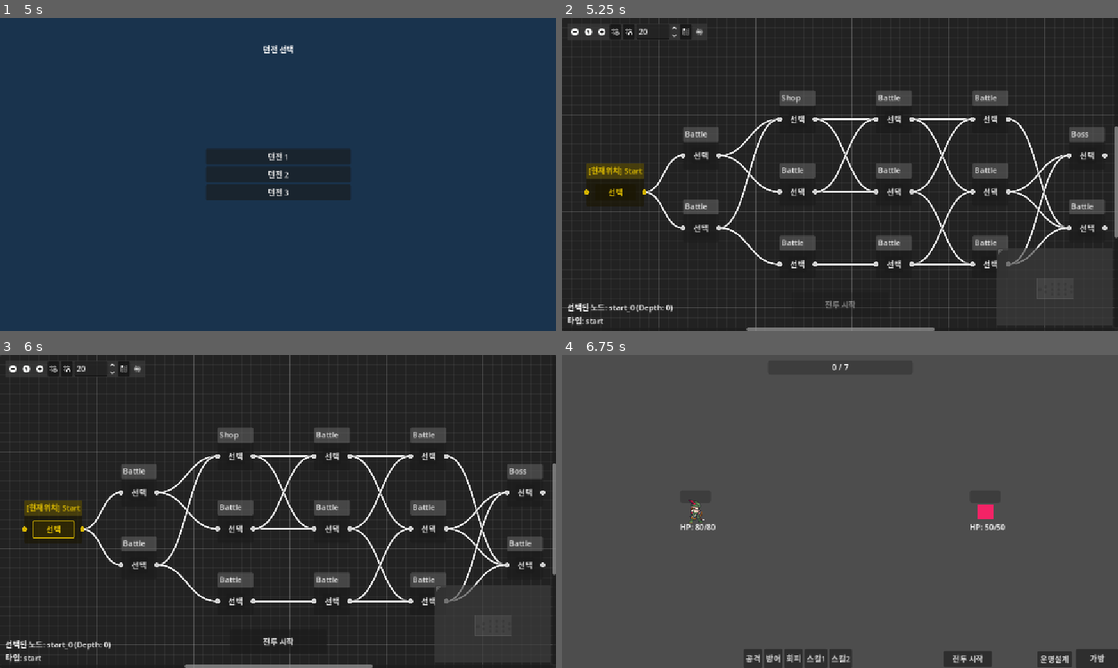
Above: before the commit, frames 1-4 (two rows, left to right).
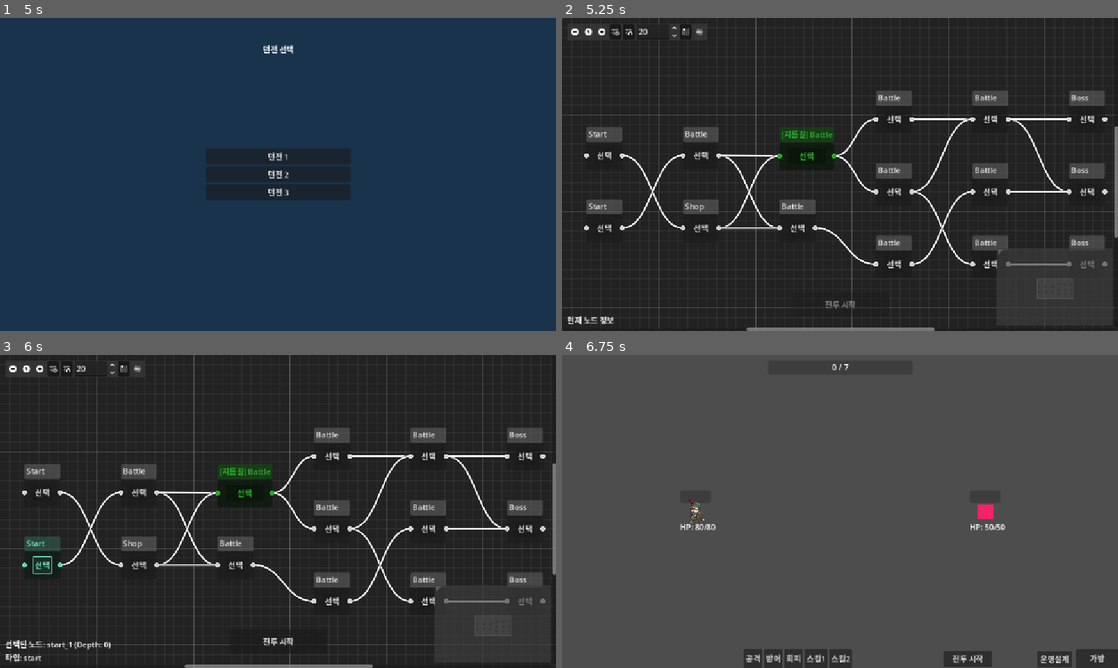
Above: after the commit, the same moments.

Repository: Yunho-Ji/Dice-Dungeon-Crawling
Game: Godot game, scene res://ui/MainMenu.tscn
Same seed, same stepped clock (60 frames per second), same inputs: the game is played once before the commit and once after it.
Inputs:
- Up to frame 1 (5 s): click "게임 시작" at 0.5 s; click "노비스" at 1.25 s; click "아처" at 2 s; click "개발자 모드" at 2.75 s; click "선택 완료 (개발자 모드)" at 3.5 s; click "원정 시작" at 4.25 s
- Up to frame 2 (5.25 s): click "던전 1" at 5 s
- Up to frame 3 (6 s): click "선택" at 5.75 s
- Up to frame 4 (6.75 s): click "전투 시작" at 6.5 s

Frame 1 is identical in both runs. In frame 2, 8.5% of the frame differs, in the area x 1-99%, y 23-99%; in frame 3, 8.3%; in frame 4, nothing differs.

Commit message:
feat: 던전 맵 시스템 구현

Diff:
--- a/characters/player/Player.gd
+++ b/characters/player/Player.gd
@@ -26,7 +26,7 @@
 	_attack_committed = false
 	pass
 
-func apply_dice_rolls(dice_rolls: Array):
+func apply_dice_rolls(_dice_rolls: Array):
 	# This function is now deprecated. Stat application is handled by the
 	# drag-and-drop UI (StatSlot.gd) which calls apply_dice_to_stat directly.
 	pass
--- a/core/GameManager.gd
+++ b/core/GameManager.gd
@@ -29,6 +29,10 @@
 var stage_info_hud: Control
 var scene_manager: SceneManager
 var player_manager: PlayerManager
+var dice_manager: DiceManager # Reference to DiceManager
+
+func _ready():
+	dice_manager = get_node("/root/DiceManager") # Initialize DiceManager reference
 
 # --- 게임 상태 변수 ---
 var is_developer_mode: bool = false
@@ -36,6 +40,7 @@
 var current_battle_count: int = 0
 var current_stage: int = 1
 var current_battle_node_type: String = ""
+var current_dungeon_node: DungeonNode # Store the current dungeon node for battle context
 const BOSS_BATTLE_COUNT = 8
 
 const DUNGEON_CONFIGS = {
@@ -93,9 +98,9 @@
 	else:
 		printerr("GameManager: UIManager or BattleHUD is not valid for connecting damage signals!")
 
-	if get_node("/root/DiceManager").get_player_dice_pool().is_empty():
+	if dice_manager.get_player_dice_pool().is_empty():
 		for i in range(4):
-			get_node("/root/DiceManager").add_dice_to_pool(6)
+			dice_manager.add_dice_to_pool(6)
 
 	# Initial battle setup delegated to BattleManager
 	battle_manager.prepare_battle(null, player_node, enemy_node, current_stage, current_battle_count, ui_manager, stage_info_hud)
@@ -133,10 +138,6 @@
 	current_game_phase = GamePhase.COMBAT
 	emit_signal("battle_started")
 
-	# '다음 전투' 버튼 숨기기
-	if ui_manager and ui_manager.has_method("set_next_battle_button_visible"):
-		ui_manager.set_next_battle_button_visible(false)
-
 	player_node.target = enemy_node
 	enemy_node.target = player_node
 
@@ -151,10 +152,24 @@
 	if win:
 		current_battle_count += 1
 
-		# Grant dice roll only on elite or boss wins
+
+
+		# Grant dice roll only on elite or boss wins (moved before shortcut check)
 		if current_battle_node_type == "elite" or current_battle_node_type == "boss":
-			get_node("/root/DiceManager").enable_roll()
+			dice_manager.enable_roll()
 			print("강적 처치! 주사위 굴림 기회가 부여됩니다.")
+
+
+
+			# Apply shortcut skip if current node is a shortcut
+
+			if current_dungeon_node and current_dungeon_node.is_shortcut:
+
+				get_node("/root/MapManager").apply_shortcut_skip(current_dungeon_node.skip_layers)
+
+				get_node("/root/MapManager").show_dungeon_map() # Show map again to reflect new depth
+
+				return # Stop further processing here, as map is shown for new selection
 
 		# Check if it's the final boss of the dungeon
 		if current_battle_node_type == "boss":
@@ -187,12 +202,13 @@
 
 	current_stage = 1
 	current_battle_count = 0
-	if get_node("/root/DiceManager").player_dice_pool: get_node("/root/DiceManager").player_dice_pool.clear()
+	if dice_manager.player_dice_pool: dice_manager.player_dice_pool.clear()
 	scene_manager.reload_current_scene() # Updated to use scene_manager
 
 func prepare_dungeon_battle(node: DungeonNode):
 	if node:
 		current_battle_node_type = node.node_type
+		current_dungeon_node = node # Store the current dungeon node
 	else:
 		current_battle_node_type = "normal" # Default for non-map battles
 
@@ -209,5 +225,5 @@
 	scene_manager.go_to_town(true)
 
 func handle_additional_exploration():
-	print("GameManager: Continuing additional exploration.")
-	get_node("/root/MapManager").show_dungeon_map()
+	print("GameManager: Returning to dungeon selection map.")
+	scene_manager.go_to_map()
--- a/core/MapManager.gd
+++ b/core/MapManager.gd
@@ -12,6 +12,7 @@
 	"VisitedNodeIDs": [],
 	"KnownNodeData": {},
 	"SelectedBossRoute": "",
+	"CurrentDepth": 0,
 	# Add other run-specific resources here later
 }
 
@@ -41,8 +42,12 @@
 		var dungeon_generator = DungeonGenerator.new()
 		dungeon_data = dungeon_generator.generate_dungeon(dungeon_config)
 		dungeon_max_depth = dungeon_generator.num_layers # This will be set by generator based on config
-		player_run_state.CurrentNodeID = "start_0"
+
+		# --- Player now chooses a start node from the map ---
+		player_run_state.CurrentNodeID = "" # No start node chosen yet
+
 		player_run_state.VisitedNodeIDs.clear()
+		player_run_state.CurrentDepth = 0 # Initialize current depth for new dungeon
 		should_generate_new_dungeon = false
 		# Grant a dice roll for starting a new dungeon (Rule #1)
 		get_node("/root/DiceManager").enable_roll()
@@ -66,6 +71,7 @@
 	dungeon_map_instance.dungeon_map_data = dungeon_data
 	dungeon_map_instance.current_node_id = player_run_state.CurrentNodeID
 	dungeon_map_instance.player_run_state = player_run_state
+	dungeon_map_instance.player_current_depth = player_run_state.CurrentDepth # Pass current depth
 	dungeon_map_instance.node_activated.connect(_on_dungeon_node_activated)
 
 	ui_manager.show_screen(UIManager.Screen.DUNGEON_MAP, dungeon_map_instance)
@@ -77,27 +83,33 @@
 	print("DEBUG: MapManager: Node activated: ", node_id)
 
 	# Update game state
+	var selected_node: DungeonNode = dungeon_data[node_id] # Define selected_node here
+	print("DEBUG: MapManager: selected_node: ", selected_node.node_id, ", type: ", selected_node.node_type, ", depth: ", selected_node.depth)
 	player_run_state.CurrentNodeID = node_id
 	player_run_state.VisitedNodeIDs.append(node_id)
+	player_run_state.CurrentDepth = selected_node.depth # Update current depth to activated node's depth
+	print("DEBUG: MapManager: player_run_state updated. CurrentNodeID: ", player_run_state.CurrentNodeID, ", CurrentDepth: ", player_run_state.CurrentDepth)
 
 	update_dungeon_progress_hud()
+	print("DEBUG: MapManager: update_dungeon_progress_hud called.")
 
 	# Tell UIManager to switch back to the battle screen
 	ui_manager.show_screen(UIManager.Screen.BATTLE_HUD)
+	print("DEBUG: MapManager: UIManager requested to show BATTLE_HUD.")
 
 	# Tell GameManager to prepare the battle
 	if dungeon_data.has(node_id):
-		var selected_node: DungeonNode = dungeon_data[node_id]
-
 		# Grant dice roll if the node is a special type (Rule #2)
 		if selected_node.node_type == "rest" or selected_node.node_type == "shop":
 			get_node("/root/DiceManager").enable_roll()
-			print("특수 노드 도착! 주사위 굴림 기회가 부여됩니다.")
+			print("DEBUG: MapManager: 특수 노드 도착! 주사위 굴림 기회가 부여됩니다.")
 
 		game_manager.prepare_dungeon_battle(selected_node)
+		print("DEBUG: MapManager: game_manager.prepare_dungeon_battle called.")
 	else:
-		printerr("ERROR: Node ID '" + node_id + "' not found in dungeon data!")
+		printerr("ERROR: MapManager: Node ID '" + node_id + "' not found in dungeon data!")
 		game_manager.prepare_dungeon_battle(null) # Fallback
+		print("DEBUG: MapManager: game_manager.prepare_dungeon_battle called with null.")
 
 func update_dungeon_progress_hud():
 	if not is_instance_valid(stage_info_hud):
@@ -113,6 +125,10 @@
 func set_should_generate_new_dungeon(value: bool):
 	should_generate_new_dungeon = value
 
+func apply_shortcut_skip(layers_to_skip: int):
+	player_run_state.CurrentDepth = min(player_run_state.CurrentDepth + layers_to_skip, dungeon_max_depth)
+	print("MapManager: Player skipped ", layers_to_skip, " layers. New depth: ", player_run_state.CurrentDepth)
+
 func _get_main_scene_nodes():
 	# This is a helper to safely get nodes that only exist on the main game scene
 	if not is_instance_valid(ui_manager):
--- a/core/dungeon/DungeonGenerator.gd
+++ b/core/dungeon/DungeonGenerator.gd
@@ -14,11 +14,18 @@
 	var actual_special_node_count = config.special_node_count
 	var actual_has_elites = config.has_elites
 
-	var start_node = DungeonNode.new("start_0", "start", 0, Vector2(50, 300))
-	var all_nodes = { "start_0": start_node }
-	var final_boss_node = null
+	var all_nodes = {}
+	var current_layer_nodes: Array[DungeonNode] = []
+	var placed_shortcut_node: DungeonNode = null # Declare here
 
-	var current_layer_nodes: Array[DungeonNode] = [start_node]
+	# --- Create multiple start nodes (Depth 0) ---
+	var num_start_nodes = randi_range(1, 3) # 1 to 3 starting nodes
+	for j in range(num_start_nodes):
+		var node_id = "start_%d" % j
+		var node_pos = Vector2(50, 150 * (j - (num_start_nodes - 1) / 2.0) + 300)
+		var start_node = DungeonNode.new(node_id, "start", 0, node_pos)
+		all_nodes[node_id] = start_node
+		current_layer_nodes.append(start_node)
 
 	for i in range(1, actual_num_layers):
 		var next_layer_nodes_map = {}
@@ -82,19 +89,12 @@
 
 		current_layer_nodes = next_layer_nodes_array
 
-		if i == actual_num_layers - 1:
-			if len(current_layer_nodes) > 0:
-				final_boss_node = current_layer_nodes[randi() % len(current_layer_nodes)]
-				final_boss_node.node_type = "boss"
-
-	if not final_boss_node and len(all_nodes) > 1:
-		var leaf_nodes = []
-		for node in all_nodes.values():
-			if not node.next_node_ids:
-				leaf_nodes.append(node)
-		if leaf_nodes:
-			final_boss_node = leaf_nodes[randi() % len(leaf_nodes)]
-			final_boss_node.node_type = "boss"
+	# --- NEW: Make all nodes in the last layer boss nodes ---
+	for node_id in all_nodes:
+		var node = all_nodes[node_id]
+		if node.depth == actual_num_layers - 1:
+			node.node_type = "boss"
+	# --- END NEW ---
 
 	# --- Place Special Nodes and Elites ---
 	var non_start_boss_nodes = []
@@ -107,10 +107,22 @@
 
 	# Place Special Nodes first
 	var special_node_candidates = non_start_boss_nodes.duplicate()
-	for i in range(min(actual_special_node_count, special_node_candidates.size())):
+
+	# --- TEMPORARY: Ensure at least one special node for testing ---
+	var temp_actual_special_node_count = actual_special_node_count
+	if temp_actual_special_node_count == 0 and not special_node_candidates.is_empty():
+		temp_actual_special_node_count = 1
+	# --- END TEMPORARY ---
+
+	for i in range(min(temp_actual_special_node_count, special_node_candidates.size())):
 		var node = special_node_candidates[i]
-		# Randomly assign rest or shop
-		node.node_type = ["rest", "shop"][randi() % 2]
+		# --- TEMPORARY: Force first special node to be rest/shop for testing ---
+		if i == 0:
+			node.node_type = ["rest", "shop"][randi() % 2] # Force it to be one of these
+		else:
+			# Randomly assign rest or shop for subsequent special nodes
+			node.node_type = ["rest", "shop"][randi() % 2]
+		# --- END TEMPORARY ---
 
 	# Place Elite Nodes (only convert remaining 'battle' nodes)
 	if actual_has_elites:
@@ -125,4 +137,43 @@
 		for i in range(min(num_elites_to_place, elite_candidates.size())):
 			elite_candidates[i].node_type = "elite"
 
+	# --- Place Shortcut Node (0-1 per dungeon) ---
+	var shortcut_candidates = []
+	for node_id in all_nodes:
+		var node = all_nodes[node_id]
+		# Only consider battle nodes that are not start, boss, rest, shop, or elite
+		if node.node_type == "battle" and node.depth > 0 and node.depth < actual_num_layers - 1: # Not start/boss layer
+			shortcut_candidates.append(node)
+
+	shortcut_candidates.shuffle()
+
+	if not shortcut_candidates.is_empty() and randf() < 0.5: # 50% chance to place a shortcut node
+		var shortcut_node = shortcut_candidates[0]
+		shortcut_node.is_shortcut = true
+		shortcut_node.skip_layers = int(actual_num_layers * 0.25)
+		print("DungeonGenerator: Shortcut node placed at ", shortcut_node.node_id, " (skips ", shortcut_node.skip_layers, " layers)")
+
+	# --- Handle Shortcut Node Connections (Diagonal) ---
+	if placed_shortcut_node:
+		placed_shortcut_node.next_node_ids.clear() # Clear existing connections
+
+		var target_layer_depth = placed_shortcut_node.depth + placed_shortcut_node.skip_layers
+		target_layer_depth = min(target_layer_depth, actual_num_layers - 1) # Don't skip beyond last layer
+
+		var target_layer_nodes = []
+		for node_id in all_nodes:
+			var node = all_nodes[node_id]
+			if node.depth == target_layer_depth:
+				target_layer_nodes.append(node)
+
+		if not target_layer_nodes.is_empty():
+			target_layer_nodes.shuffle()
+			# Connect to 1-2 nodes in the target layer
+			var num_connections = randi_range(1, min(2, target_layer_nodes.size()))
+			for k in range(num_connections):
+				placed_shortcut_node.next_node_ids.append(target_layer_nodes[k].node_id)
+			print("DungeonGenerator: Shortcut node ", placed_shortcut_node.node_id, " connected to layer ", target_layer_depth, " nodes: ", placed_shortcut_node.next_node_ids)
+		else:
+			printerr("DungeonGenerator: No nodes found in target layer ", target_layer_depth, " for shortcut node ", placed_shortcut_node.node_id)
+
 	return all_nodes
--- a/core/dungeon/DungeonNode.gd
+++ b/core/dungeon/DungeonNode.gd
@@ -7,6 +7,8 @@
 @export var depth: int
 @export var next_node_ids: Array[String]
 @export var position: Vector2 # Keep position for layout calculation
+@export var is_shortcut: bool = false
+@export var skip_layers: int = 0
 
 func _init(p_id: String = "", p_type: String = "battle", p_depth: int = 0, p_position: Vector2 = Vector2.ZERO):
     node_id = p_id
--- a/ui/dungeon/DungeonMap.gd
+++ b/ui/dungeon/DungeonMap.gd
@@ -13,11 +13,12 @@
 var dungeon_map_data: Dictionary
 var current_node_id: String # Player's actual position
 var player_run_state: Dictionary
+var player_current_depth: int # Received from MapManager
 
 var selected_target_node_id: String # The node the player has clicked on
 
 func _ready():
-	selected_target_node_id = current_node_id
+	selected_target_node_id = "" # Initialize to empty string
 	enter_dungeon_button.disabled = true
 	enter_dungeon_button.pressed.connect(_on_enter_dungeon_button_pressed)
 
@@ -27,12 +28,14 @@
 	_update_info_label()
 
 func _draw_map():
+	print("DEBUG: _draw_map: dungeon_map_data type: ", typeof(dungeon_map_data))
 	graph_edit.clear_connections()
 	for child in graph_edit.get_children():
 		if child is GraphNode:
 			child.queue_free()
 
 	for node_id in dungeon_map_data:
+		print("DEBUG: _draw_map: node_id: ", node_id, ", type of dungeon_map_data[node_id]: ", typeof(dungeon_map_data[node_id]))
 		var dungeon_node: DungeonNode = dungeon_map_data[node_id]
 		var graph_node = GraphNode.new()
 		graph_node.title = dungeon_node.node_type.capitalize()
@@ -55,7 +58,6 @@
 
 func _update_node_visuals():
 	var visited_ids = player_run_state.VisitedNodeIDs
-	var player_node_data: DungeonNode = dungeon_map_data[current_node_id]
 
 	for child in graph_edit.get_children():
 		if child is GraphNode:
@@ -66,13 +68,17 @@
 			child.mouse_filter = Control.MOUSE_FILTER_STOP # Default to interactive
 
 			# Apply styles based on state
-			var is_in_previous_layer = node_data.depth < player_node_data.depth
+			var is_in_previous_layer = node_data.depth < player_current_depth
 
 			if is_in_previous_layer:
 				child.modulate = Color(0.2, 0.2, 0.2) # Very dark grey for previous layers
 				child.mouse_filter = Control.MOUSE_FILTER_IGNORE # Disable interaction
 			elif visited_ids.has(child.name):
 				child.modulate = Color(0.5, 0.5, 0.5) # Visited (lighter grey)
+
+			if node_data.is_shortcut:
+				child.title = "[지름길] " + child.title
+				child.modulate = Color.LIME_GREEN # Distinct color for shortcut nodes
 
 			if child.name == selected_target_node_id and child.name != current_node_id:
 				child.modulate = Color.AQUAMARINE # Newly Selected
@@ -82,20 +88,40 @@
 				child.title = "[현재위치] " + child.title
 
 func _update_button_states():
-	if not dungeon_map_data.has(current_node_id):
+	if not dungeon_map_data.has(current_node_id) and current_node_id != "": # Handle initial state where current_node_id is empty
+		print("DEBUG: _update_button_states: current_node_id (", current_node_id, ") not in dungeon_map_data.")
 		return
-	var player_node: DungeonNode = dungeon_map_data[current_node_id]
-	var reachable_ids = player_node.next_node_ids
+
+	var player_node: DungeonNode = null
+	var reachable_ids = []
+
+	if current_node_id != "": # If a start node has been chosen
+		player_node = dungeon_map_data[current_node_id]
+		reachable_ids = player_node.next_node_ids
+	else: # If no start node chosen yet, reachable_ids should be populated with start nodes
+		for node_id in dungeon_map_data:
+			var node_data: DungeonNode = dungeon_map_data[node_id]
+			if node_data.node_type == "start":
+				reachable_ids.append(node_id)
+
+	print("DEBUG: _update_button_states: current_node_id = ", current_node_id, ", player_current_depth = ", player_current_depth, ", reachable_ids = ", reachable_ids)
 
 	for child in graph_edit.get_children():
 		if child is GraphNode:
 			var button = child.find_child("SelectButton")
 			if button:
 				var node_data: DungeonNode = dungeon_map_data[child.name]
-				var is_in_previous_layer = node_data.depth < player_node.depth
+				var is_in_previous_layer = node_data.depth < player_current_depth
+				var is_start_node = (node_data.node_type == "start")
+				var is_node_reachable = false # Renamed to avoid conflict with outer reachable_ids
 
-				# A button is enabled ONLY if its node is in the reachable list AND not in a previous layer.
-				button.disabled = (not reachable_ids.has(child.name)) or is_in_previous_layer
+				if current_node_id == "": # If no start node chosen yet, only start nodes are selectable
+					is_node_reachable = is_start_node
+				else: # A start node has been chosen, apply normal reachability logic
+					is_node_reachable = reachable_ids.has(child.name)
+
+				button.disabled = (not is_node_reachable) or is_in_previous_layer
+				print("DEBUG: Node ", child.name, " (Depth: ", node_data.depth, ", Type: ", node_data.node_type, "): is_reachable = ", is_node_reachable, ", is_in_previous_layer = ", is_in_previous_layer, ", is_start_node = ", is_start_node, ", button.disabled = ", button.disabled)
 
 func _update_info_label():
 	var node_to_show = selected_target_node_id
@@ -106,11 +132,30 @@
 	info_label.text += "\n타입: " + str(info_node.node_type)
 
 func _on_graph_node_button_pressed(target_node_id: String):
-	selected_target_node_id = target_node_id
-	_update_info_label()
-	_update_node_visuals()
-	enter_dungeon_button.disabled = false
-	print("선택된 노드: ", selected_target_node_id)
+	print("DEBUG: _on_graph_node_button_pressed: target_node_id = ", target_node_id)
+
+	var is_target_reachable = false
+	var target_node_data: DungeonNode = dungeon_map_data[target_node_id]
+
+	if current_node_id == "": # If no start node chosen yet, check if target is a start node
+		if target_node_data.node_type == "start":
+			is_target_reachable = true
+	else: # A start node has been chosen, apply normal reachability logic
+		var player_node: DungeonNode = dungeon_map_data[current_node_id]
+		var reachable_ids = player_node.next_node_ids
+		is_target_reachable = reachable_ids.has(target_node_id)
+		print("DEBUG: _on_graph_node_button_pressed: current_node_id = ", current_node_id, ", reachable_ids = ", reachable_ids)
+
+
+	if is_target_reachable:
+		selected_target_node_id = target_node_id
+		_update_info_label()
+		_update_node_visuals()
+		enter_dungeon_button.disabled = false
+		print("DEBUG: _on_graph_node_button_pressed: Node selected: ", selected_target_node_id)
+	else:
+		print("DEBUG: _on_graph_node_button_pressed: Node not reachable: ", target_node_id)
+		enter_dungeon_button.disabled = true
 
 func _on_enter_dungeon_button_pressed():
 	emit_signal("node_activated", selected_target_node_id)
